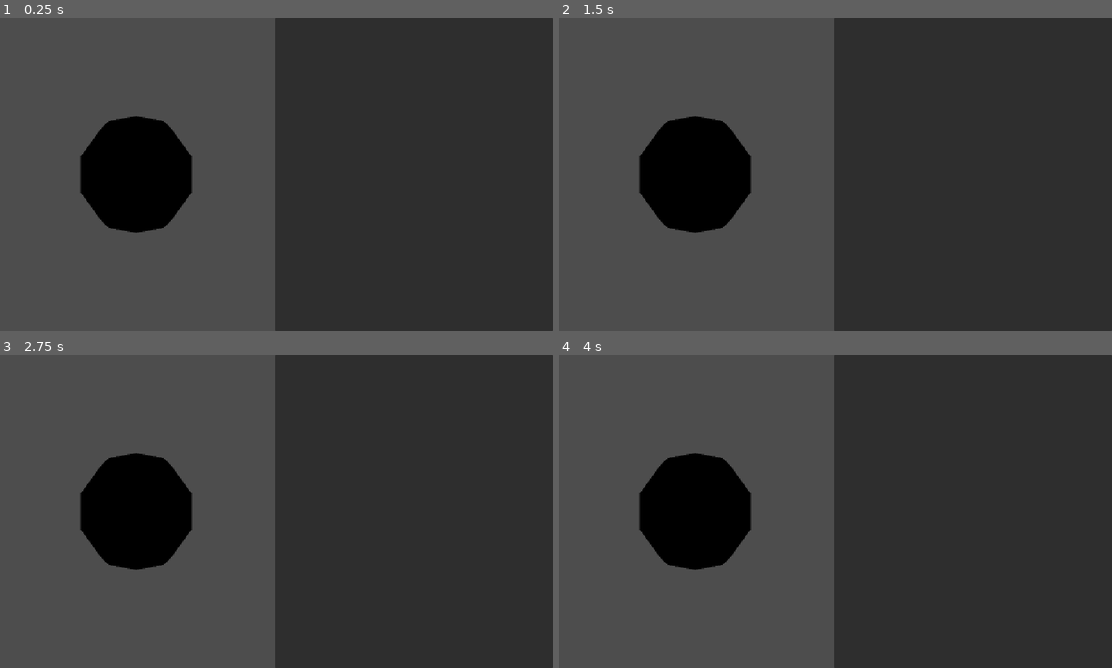
Above: before the commit, frames 1-4 (two rows, left to right).
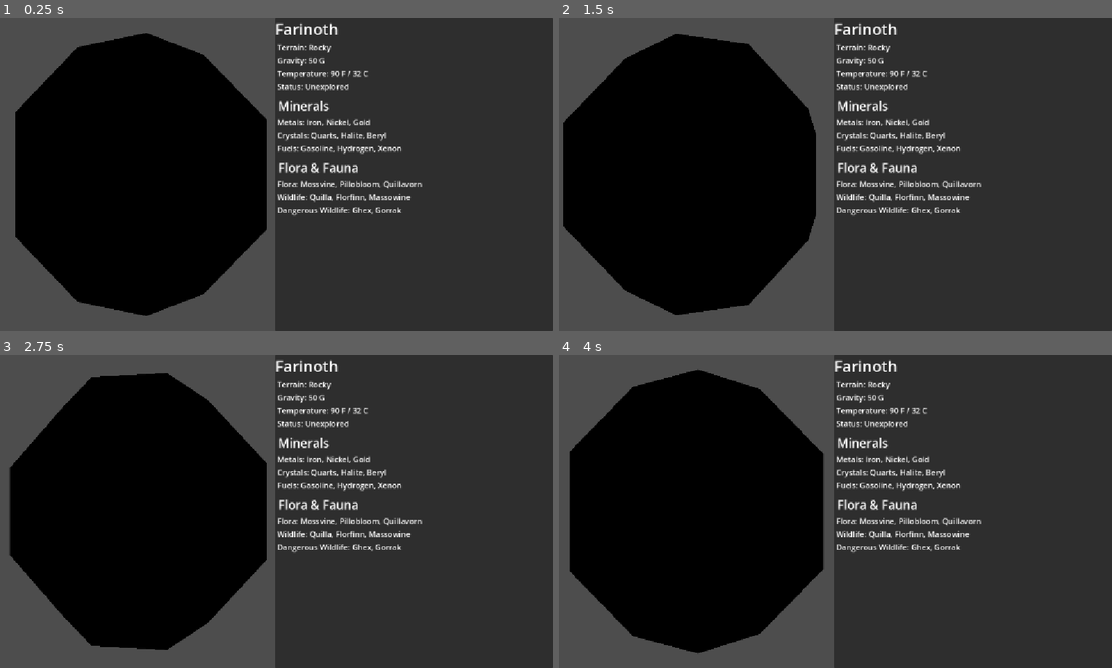
Above: after the commit, the same moments.

Repository: KageCL/planet-info
Game: Godot game, scene res://PlanetInfo.tscn
Same seed, same stepped clock (60 frames per second), same inputs: the game is played once before the commit and once after it. Before the commit the project has no main scene; this scene is started directly in both runs.
Inputs:
- Up to frame 1 (0.25 s): no input
- Up to frame 2 (1.5 s): no input
- Up to frame 3 (2.75 s): no input
- Up to frame 4 (4 s): no input

The runs differ from the first frame. In frame 1, 29% of the frame differs, in the area x 2-77%, y 1-96%; in frame 2, 29%; in frame 3, 29%; in frame 4, 30%, in the area x 1-77%, y 1-96%.

Commit message:
Commit 2
Added labels for planet information and fixed rotation script.

Diff:
--- a/PlanetInfo.tscn
+++ b/PlanetInfo.tscn
@@ -1,12 +1,26 @@
 [gd_scene format=3 uid="uid://bglm4ihe7q3ts"]
 
+[ext_resource type="Script" uid="uid://bug60nofyfwcv" path="res://mesh_instance_3d.gd" id="1_upklh"]
+
+[sub_resource type="StandardMaterial3D" id="StandardMaterial3D_gd4og"]
+albedo_color = Color(0.54509807, 0.4509804, 0.33333334, 1)
+
 [sub_resource type="SphereMesh" id="SphereMesh_lfxu0"]
-radius = 1.0
-height = 2.0
+radius = 2.0
+height = 4.0
 radial_segments = 8
 rings = 4
 
-[node name="Control" type="Control" unique_id=1865702648]
+[sub_resource type="LabelSettings" id="LabelSettings_lfxu0"]
+font_size = 32
+
+[sub_resource type="LabelSettings" id="LabelSettings_hjb8m"]
+font_size = 25
+
+[sub_resource type="LabelSettings" id="LabelSettings_r6c0r"]
+font_size = 25
+
+[node name="PlanetInfo" type="Control" unique_id=1865702648]
 layout_mode = 3
 anchors_preset = 15
 anchor_right = 1.0
@@ -14,7 +28,7 @@
 grow_horizontal = 2
 grow_vertical = 2
 
-[node name="HBoxContainer" type="HBoxContainer" parent="." unique_id=861037875]
+[node name="LayoutContainer" type="HBoxContainer" parent="." unique_id=861037875]
 layout_mode = 1
 anchors_preset = 15
 anchor_right = 1.0
@@ -23,43 +37,100 @@
 grow_vertical = 2
 theme_override_constants/separation = 0
 
-[node name="SubViewportContainer" type="SubViewportContainer" parent="HBoxContainer" unique_id=181905989]
+[node name="PlanetView" type="SubViewportContainer" parent="LayoutContainer" unique_id=181905989]
 layout_mode = 2
 size_flags_horizontal = 3
 stretch = true
 
-[node name="SubViewport" type="SubViewport" parent="HBoxContainer/SubViewportContainer" unique_id=1505430917]
+[node name="SubViewport" type="SubViewport" parent="LayoutContainer/PlanetView" unique_id=1505430917]
 size = Vector2i(576, 648)
 
-[node name="Node3D" type="Node3D" parent="HBoxContainer/SubViewportContainer/SubViewport" unique_id=1630032118]
+[node name="Planet" type="Node3D" parent="LayoutContainer/PlanetView/SubViewport" unique_id=1630032118]
 
-[node name="MeshInstance3D" type="MeshInstance3D" parent="HBoxContainer/SubViewportContainer/SubViewport/Node3D" unique_id=578407369]
+[node name="MeshInstance3D" type="MeshInstance3D" parent="LayoutContainer/PlanetView/SubViewport/Planet" unique_id=578407369]
+material_override = SubResource("StandardMaterial3D_gd4og")
 mesh = SubResource("SphereMesh_lfxu0")
+script = ExtResource("1_upklh")
 
-[node name="Camera3D" type="Camera3D" parent="HBoxContainer/SubViewportContainer/SubViewport/Node3D" unique_id=1839660415]
+[node name="Camera3D" type="Camera3D" parent="LayoutContainer/PlanetView/SubViewport/Planet" unique_id=1839660415]
 transform = Transform3D(1, 0, 0, 0, 1, 0, 0, 0, 1, 0, 0, 3.5)
 
-[node name="DirectionalLight3D" type="DirectionalLight3D" parent="HBoxContainer/SubViewportContainer/SubViewport/Node3D" unique_id=1099484083]
-transform = Transform3D(1, 0, 0, 0, -1, 8.742278e-08, 0, -8.742278e-08, -1, 0, 0, 0)
+[node name="Sunlight" type="DirectionalLight3D" parent="LayoutContainer/PlanetView/SubViewport/Planet" unique_id=1099484083]
+transform = Transform3D(1, 1.7484555e-07, 0, 1.7484555e-07, -1, 8.742278e-08, 1.5285484e-14, -8.742278e-08, -1, 0, 0, 3.5)
 
-[node name="PanelContainer" type="PanelContainer" parent="HBoxContainer" unique_id=932222822]
+[node name="Info" type="PanelContainer" parent="LayoutContainer" unique_id=932222822]
 layout_mode = 2
 size_flags_horizontal = 3
 
-[node name="VBoxContainer" type="VBoxContainer" parent="HBoxContainer/PanelContainer" unique_id=115578049]
+[node name="VBoxContainer" type="VBoxContainer" parent="LayoutContainer/Info" unique_id=115578049]
 layout_mode = 2
 
-[node name="Label" type="Label" parent="HBoxContainer/PanelContainer/VBoxContainer" unique_id=1069774407]
+[node name="PlanetName" type="Label" parent="LayoutContainer/Info/VBoxContainer" unique_id=1069774407]
+layout_mode = 2
+text = "Farinoth"
+label_settings = SubResource("LabelSettings_lfxu0")
+
+[node name="generalInfo" type="VBoxContainer" parent="LayoutContainer/Info/VBoxContainer" unique_id=796154076]
 layout_mode = 2
 
-[node name="Label2" type="Label" parent="HBoxContainer/PanelContainer/VBoxContainer" unique_id=936071892]
+[node name="Terrain" type="Label" parent="LayoutContainer/Info/VBoxContainer/generalInfo" unique_id=1886186820]
+layout_mode = 2
+text = " Terrain: Rocky"
+
+[node name="Gravity" type="Label" parent="LayoutContainer/Info/VBoxContainer/generalInfo" unique_id=2113489051]
+layout_mode = 2
+text = " Gravity: 50 G"
+
+[node name="Temperature" type="Label" parent="LayoutContainer/Info/VBoxContainer/generalInfo" unique_id=660172707]
+layout_mode = 2
+text = " Temperature: 90 F / 32 C"
+
+[node name="Status" type="Label" parent="LayoutContainer/Info/VBoxContainer/generalInfo" unique_id=1209613363]
+layout_mode = 2
+text = " Status: Unexplored"
+
+[node name="HSeparator2" type="HSeparator" parent="LayoutContainer/Info/VBoxContainer" unique_id=401005536]
 layout_mode = 2
 
-[node name="Label3" type="Label" parent="HBoxContainer/PanelContainer/VBoxContainer" unique_id=1627717355]
+[node name="mineralsTitle" type="Label" parent="LayoutContainer/Info/VBoxContainer" unique_id=1749976802]
+layout_mode = 2
+text = " Minerals"
+label_settings = SubResource("LabelSettings_hjb8m")
+
+[node name="mineralsInfo" type="VBoxContainer" parent="LayoutContainer/Info/VBoxContainer" unique_id=789915871]
 layout_mode = 2
 
-[node name="Label4" type="Label" parent="HBoxContainer/PanelContainer/VBoxContainer" unique_id=858344275]
+[node name="Metals" type="Label" parent="LayoutContainer/Info/VBoxContainer/mineralsInfo" unique_id=1971909589]
+layout_mode = 2
+text = " Metals: Iron, Nickel, Gold"
+
+[node name="Crystals" type="Label" parent="LayoutContainer/Info/VBoxContainer/mineralsInfo" unique_id=1640514410]
+layout_mode = 2
+text = " Crystals: Quarts, Halite, Beryl"
+
+[node name="Fuels" type="Label" parent="LayoutContainer/Info/VBoxContainer/mineralsInfo" unique_id=1987196990]
+layout_mode = 2
+text = " Fuels: Gasoline, Hydrogen, Xenon"
+
+[node name="HSeparator" type="HSeparator" parent="LayoutContainer/Info/VBoxContainer" unique_id=1359411958]
 layout_mode = 2
 
-[node name="Label5" type="Label" parent="HBoxContainer/PanelContainer/VBoxContainer" unique_id=558657322]
+[node name="plantsTitle" type="Label" parent="LayoutContainer/Info/VBoxContainer" unique_id=1637429188]
 layout_mode = 2
+text = " Flora & Fauna"
+label_settings = SubResource("LabelSettings_r6c0r")
+
+[node name="plantsDetails" type="VBoxContainer" parent="LayoutContainer/Info/VBoxContainer" unique_id=382242382]
+layout_mode = 2
+
+[node name="plants" type="Label" parent="LayoutContainer/Info/VBoxContainer/plantsDetails" unique_id=94253174]
+layout_mode = 2
+text = " Flora: Mossvine, Pillobloom, Quillavorn"
+
+[node name="wildife" type="Label" parent="LayoutContainer/Info/VBoxContainer/plantsDetails" unique_id=1188254297]
+layout_mode = 2
+text = " Wildlife: Quilla, Florfinn, Massowine"
+
+[node name="enemies" type="Label" parent="LayoutContainer/Info/VBoxContainer/plantsDetails" unique_id=1367089175]
+layout_mode = 2
+text = " Dangerous Wildlife: Ghex, Gorrak"
--- a/PlanetRotation.gd
+++ /dev/null
@@ -1,7 +0,0 @@
-
-extends MeshInstance3D
-
-@export var rotation_speed: float = 0.4
-
-func _process(delta: float) -> void:
-	rotate_y(rotation_speed * delta)
--- /dev/null
+++ b/info.gd
@@ -0,0 +1,30 @@
+extends PanelContainer
+
+func _ready() -> void:
+	$InfoLayout/PlanetName.pressed.connect(
+		func(): toggle_section("generalInfo", "PlanetName")
+	)
+
+	$InfoLayout/mineralsTitle.pressed.connect(
+		func(): toggle_section("mineralsInfo", "mineralsTitle")
+	)
+
+	$InfoLayout/plantsTitle.pressed.connect(
+		func(): toggle_section("plantsDetails", "plantsTitle")
+	)
+
+
+func toggle_section(details_name: String, title_name: String) -> void:
+	var details = $VBoxContainer.get_node(details_name)
+	var title = $VBoxContainer.get_node(title_name)
+
+	details.visible = not details.visible
+
+	if details.visible:
+		title.text = "▼ " + title.text.trim_prefix("▼ ").trim_prefix("▶ ")
+	else:
+		title.text = "▶ " + title.text.trim_prefix("▼ ").trim_prefix("▶ ")
+
+# Called every frame. 'delta' is the elapsed time since the previous frame.
+func _process(delta: float) -> void:
+	pass
--- /dev/null
+++ b/mesh_instance_3d.gd
@@ -0,0 +1,11 @@
+
+extends MeshInstance3D
+
+@export var rotation_speed: float = 0.4
+
+func _process(delta: float) -> void:
+	rotate_y(rotation_speed * delta)
+
+# Called when the node enters the scene tree for the first time.
+func _ready() -> void:
+	pass # Replace with function body.
--- a/project.godot
+++ b/project.godot
@@ -11,6 +11,7 @@
 [application]
 
 config/name="PlanetInfo"
+run/main_scene="uid://bglm4ihe7q3ts"
 config/features=PackedStringArray("4.7", "Forward Plus")
 config/icon="res://icon.svg"
 
Not shown, added: info.gd.uid
Not shown, added: mesh_instance_3d.gd.uid
